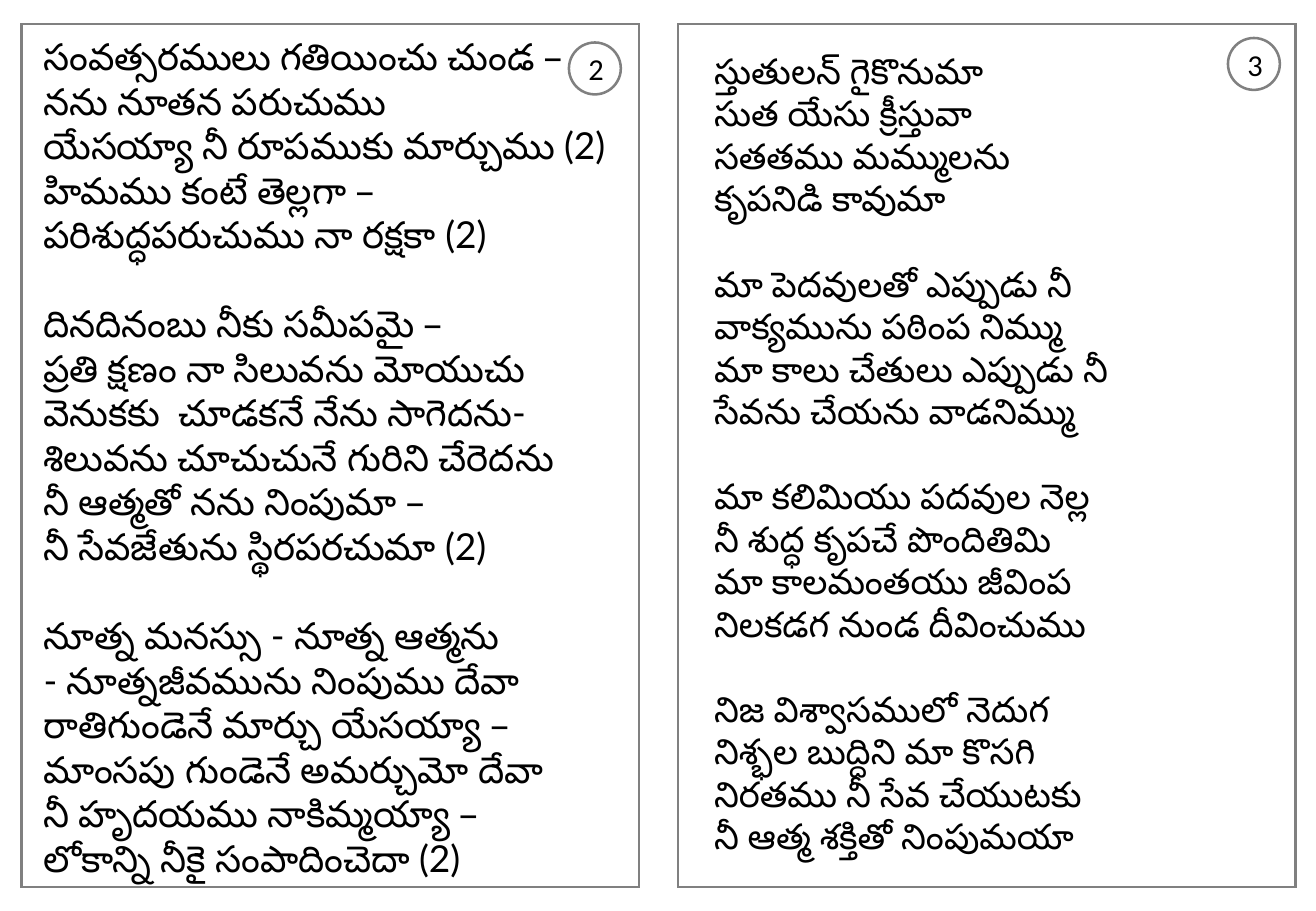
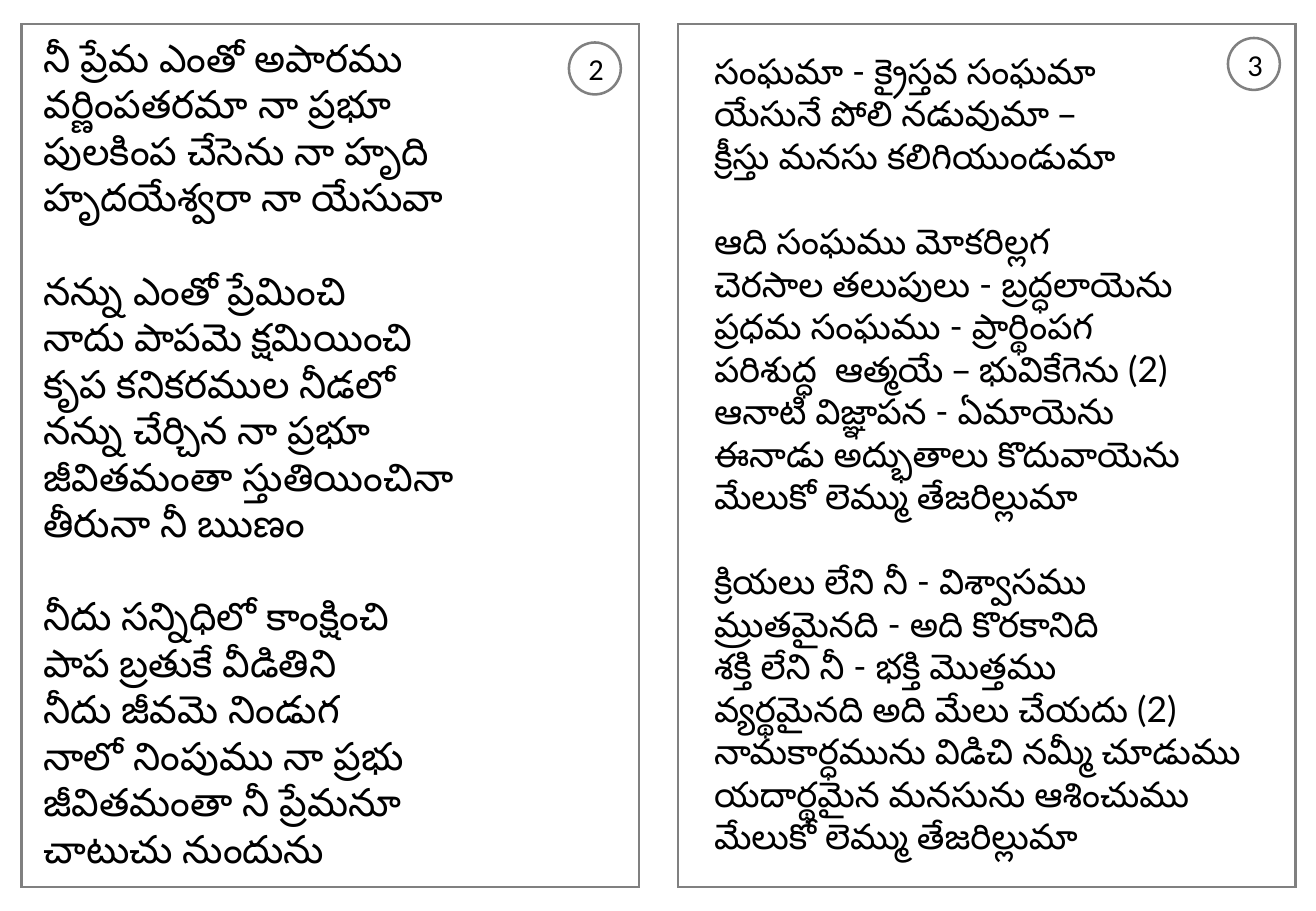
Before and after one commit to venu-webdev/songsDb, a slide deck: slide 2 of songsTemplate.pptx. Drawn at 1316x911 pixels with LibreOffice and Linux fonts; fonts in the diff are those of the drawing. Boxes give left, top, right and bottom in pixels: in the first picture for what was removed or moved away, otherwise in the second. Text is boxed around its words. In the diff, an @@ line names an element or a change of style, - is before the commit and + after.

```diff
--- a/songsTemplate.pptx
+++ b/songsTemplate.pptx
@@ text at [44, 44, 453, 864]: text changed; size 22 to 23 pt @@
-సంవత్సరములు గతియించు చుండ –
-నను నూతన పరుచుము
-యేసయ్యా నీ రూపముకు మార్చుము (2)
-హిమము కంటే తెల్లగా –
-పరిశుద్ధపరుచుము నా రక్షకా (2)
-దినదినంబు నీకు సమీపమై –
-ప్రతి క్షణం నా సిలువను మోయుచు
-వెనుకకు చూడకనే నేను సాగెదను-
-శిలువను చూచుచునే గురిని చేరెదను
-నీ ఆత్మతో నను నింపుమా –
-నీ సేవజేతును స్థిరపరచుమా (2)
-నూత్న మనస్సు - నూత్న ఆత్మను
-- నూత్నజీవమును నింపుము దేవా
-రాతిగుండెనే మార్చు యేసయ్యా –
-మాంసపు గుండెనే అమర్చుమో దేవా
-నీ హృదయము నాకిమ్మయ్యా –
-లోకాన్ని నీకై సంపాదించెదా (2)
+నీ ప్రేమ ఎంతో అపారము
+వర్ణింపతరమా నా ప్రభూ
+పులకింప చేసెను నా హృది
+హృదయేశ్వరా నా యేసువా
+నన్ను ఎంతో ప్రేమించి
+నాదు పాపమె క్షమియించి
+కృప కనికరముల నీడలో
+నన్ను చేర్చిన నా ప్రభూ
+జీవితమంతా స్తుతియించినా
+తీరునా నీ ఋణం
+నీదు సన్నిధిలో కాంక్షించి
+పాప బ్రతుకే వీడితిని
+నీదు జీవమె నిండుగ
+నాలో నింపుము నా ప్రభు
+జీవితమంతా నీ ప్రేమనూ
+చాటుచు నుందును
@@ text at [714, 58, 1241, 863]: text changed @@
-స్తుతులన్ గైకొనుమా
-సుత యేసు క్రీస్తువా
-సతతము మమ్ములను
-కృపనిడి కావుమా
-మా పెదవులతో ఎప్పుడు నీ
-వాక్యమును పఠింప నిమ్ము
-మా కాలు చేతులు ఎప్పుడు నీ
-సేవను చేయను వాడనిమ్ము
-మా కలిమియు పదవుల నెల్ల
-నీ శుద్ధ కృపచే పొందితిమి
-మా కాలమంతయు జీవింప
-నిలకడగ నుండ దీవించుము
-నిజ విశ్వాసములో నెదుగ
-నిశ్భల బుద్దిని మా కొసగి
-నిరతము నీ సేవ చేయుటకు
-నీ ఆత్మ శక్తితో నింపుమయా
+సంఘమా - క్రైస్తవ సంఘమా
+యేసునే పోలి నడువుమా –
+క్రీస్తు మనసు కలిగియుండుమా
+ఆది సంఘము మోకరిల్లగ
+చెరసాల తలుపులు - బ్రద్ధలాయెను
+ప్రధమ సంఘము - ప్రార్థింపగ
+పరిశుద్ధ ఆత్మయే – భువికేగెను (2)
+ఆనాటి విజ్ఞాపన - ఏమాయెను
+ఈనాడు అద్భుతాలు కొదువాయెను
+మేలుకో లెమ్ము తేజరిల్లుమా
+క్రియలు లేని నీ - విశ్వాసము
+మ్రుతమైనది - అది కొరకానిది
+శక్తి లేని నీ - భక్తి మొత్తము
+వ్యర్థమైనది అది మేలు చేయదు (2)
+నామకార్ధమును విడిచి నమ్మీ చూడుము
+యదార్థమైన మనసును ఆశించుము
+మేలుకో లెమ్ము తేజరిల్లుమా
```
Also in this commit, not shown: 1 other slide changed, 6 other files.
